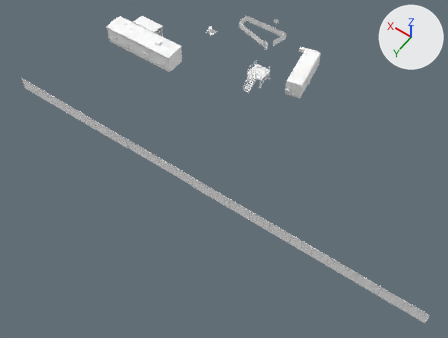
What one commit did to the OBJ model Assets/models/maps/riverside/riverside_pad.obj.
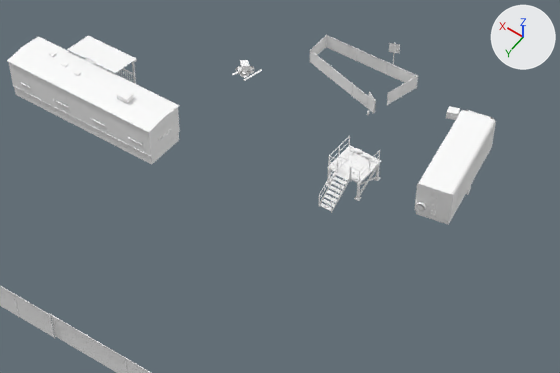
Each version appears first whole from a 50 mm lens placed at (-1450.0, 2737.0, 2660.0), pointed at (-220.0, 1015.0, -46.0), and next in a close-up on the part from 23% to 78% of the width and 0% to 48% of the height. The axes (+X, +Y, +Z) are drawn at upper right. The lights are the same throughout. The last two pictures show the newer version. Where no turn or scale is listed for an object, it has been applied to the vertices. Vertices at exactly the same position are counted once.

The older version as bpy lines, for what is in view:
```python
me_riverside_pad = bpy.data.meshes.new('riverside_pad')
me_riverside_pad.from_pydata(...)  # 3065 vertices, 3718 faces; spans x -1501.0..1001.0, y 26.0..1300.0, z 96.0..233.0
me_riverside_pad.materials.append(mat_rs_alu)  # white #ffffff
me_riverside_pad.materials.append(mat_rs_blood)  # white #ffffff
me_riverside_pad.materials.append(mat_rs_chainlink)  # white #ffffff
me_riverside_pad.materials.append(mat_rs_concrete)  # white #ffffff
me_riverside_pad.materials.append(mat_rs_crate)  # white #ffffff
me_riverside_pad.materials.append(mat_rs_dark)  # white #ffffff
me_riverside_pad.materials.append(mat_rs_lantern)  # white #ffffff
me_riverside_pad.materials.append(mat_rs_lit)  # white #ffffff
me_riverside_pad.materials.append(mat_rs_plywood)  # white #ffffff
me_riverside_pad.materials.append(mat_rs_porch_light)  # white #ffffff
me_riverside_pad.materials.append(mat_rs_red_stripe)  # white #ffffff
me_riverside_pad.materials.append(mat_rs_roof)  # white #ffffff
me_riverside_pad.materials.append(mat_rs_rubber)  # white #ffffff
me_riverside_pad.materials.append(mat_rs_rust)  # white #ffffff
me_riverside_pad.materials.append(mat_rs_sandbag)  # white #ffffff
me_riverside_pad.materials.append(mat_rs_siding_cream)  # white #ffffff
me_riverside_pad.materials.append(mat_rs_siding_white)  # white #ffffff
me_riverside_pad.materials.append(mat_rs_signs)  # white #ffffff
me_riverside_pad.materials.append(mat_rs_skirt)  # white #ffffff
me_riverside_pad.materials.append(mat_rs_steel)  # white #ffffff
me_riverside_pad.materials.append(mat_rs_window_dark)  # white #ffffff
me_riverside_pad.materials.append(mat_rs_wire)  # white #ffffff
me_riverside_pad.materials.append(mat_rs_wood)  # white #ffffff
ob_riverside_pad = bpy.data.objects.new('riverside_pad', me_riverside_pad)
ob_riverside_pad.location = (0.0, 0.0, 0.0)
```
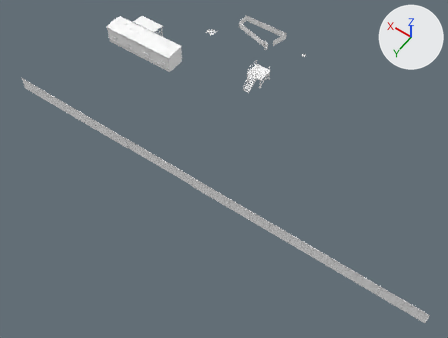
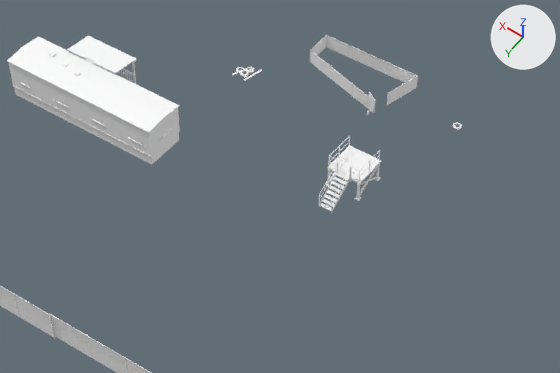
Boxes (x1, y1, x2, y2) around the edits, measured in the close-ups (560 x 373 px):
'riverside_pad', reshaped: before (0, 34, 496, 373); after (0, 34, 462, 373)
part 1 of me_riverside_pad, deleted: before (117, 43, 496, 225)
part 2 of me_riverside_pad, cut back: before (236, 60, 254, 77); after (236, 67, 254, 77)
part 3 of me_riverside_pad, cut back: after (453, 122, 462, 130)

The change, as a diff of the scene's bpy script:
```diff
--- a/Assets/models/maps/riverside/riverside_pad.obj.py
+++ b/Assets/models/maps/riverside/riverside_pad.obj.py
@@ me_riverside_pad @@
 # used by ob_riverside_pad; location = (0.0, 0.0, 0.0)
-me_riverside_pad.from_pydata(...)  # 3065 vertices, 3718 faces; spans x -1501.0..1001.0, y 26.0..1300.0, z 96.0..233.0
+me_riverside_pad.from_pydata(...)  # 20129 vertices, 33078 faces; spans x -1501.0..1001.0, y 39.0..1300.0, z 96.0..225.0
+# me_riverside_pad part 1: 99 loose pieces with 896 vertices, spanning x -351.0..673.0, y 26.0..655.0, z 96.0..233.0, are deleted
+# me_riverside_pad part 2: 17 vertices moved within x 407.0..444.0, y 239.0..273.0, z 104.0; 123 vertices removed from x 402.0..448.0, y 234.0..279.0, z 96.0..122.0; 13587 vertices added at x 403.0..448.0, y 234.0..279.0, z 96.0..104.0
+# me_riverside_pad part 3: 3 vertices moved within x -180.0..-164.0, y 106.0..110.0, z 96.0..104.0; 35 vertices removed from x -184.0..-160.0, y 98.0..123.0, z 96.0..104.0; 4531 vertices added at x -184.0..-160.0, y 98.0..122.0, z 96.0..104.0
 me_riverside_pad.materials.append(mat_rs_alu)
@@ me_riverside_pad @@
 me_riverside_pad.materials.append(mat_rs_lit)
-me_riverside_pad.materials.append(mat_rs_plywood)  # white #ffffff
-me_riverside_pad.materials.append(mat_rs_porch_light)  # white #ffffff
-me_riverside_pad.materials.append(mat_rs_red_stripe)  # white #ffffff
 me_riverside_pad.materials.append(mat_rs_roof)
-me_riverside_pad.materials.append(mat_rs_rubber)  # white #ffffff
 me_riverside_pad.materials.append(mat_rs_rust)
-me_riverside_pad.materials.append(mat_rs_sandbag)  # white #ffffff
 me_riverside_pad.materials.append(mat_rs_siding_cream)
```
